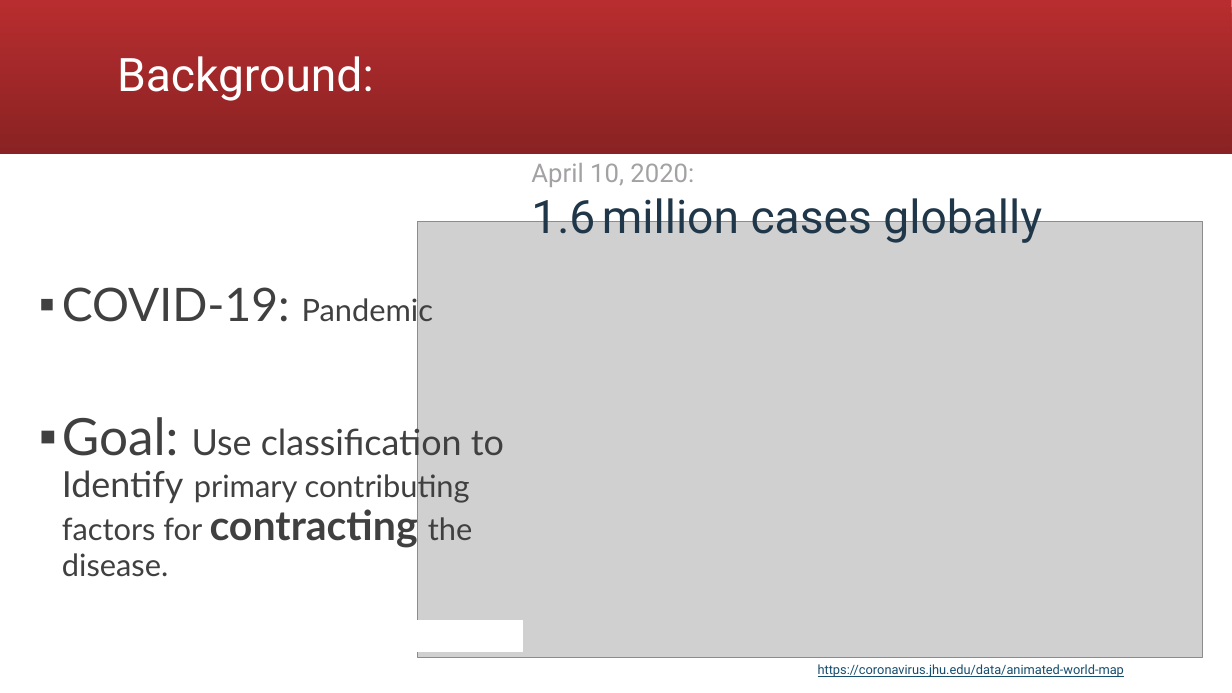
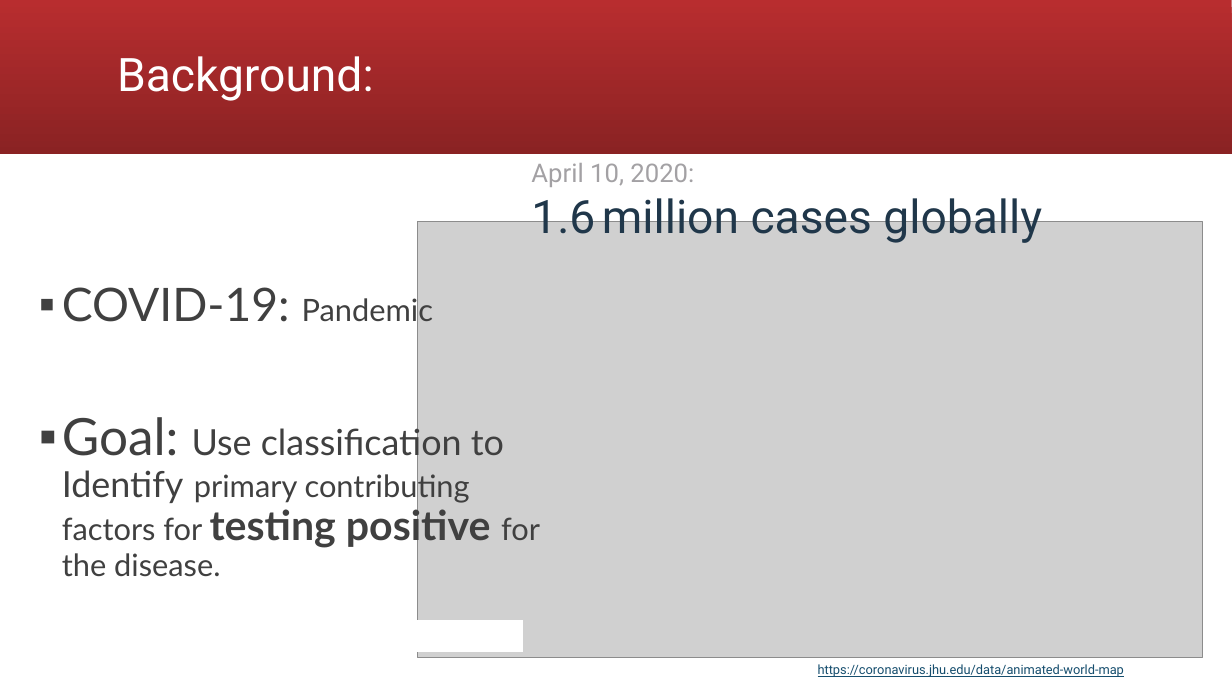
Before and after one commit to andiosika/Binomial-Classification-Ranom-Forest-hyper-imbalance, a slide deck: slide 2 of Covid19Preso.pptx. Drawn at 1232x693 pixels with LibreOffice and Linux fonts; fonts in the diff are those of the drawing; grey boxes stand for pictures. Boxes give left, top, right and bottom in pixels: in the first picture for what was removed or moved away, otherwise in the second. Text is boxed around its words. In the diff, an @@ line names an element or a change of style, - is before the commit and + after.

```diff
--- a/Covid19Preso.pptx
+++ b/Covid19Preso.pptx
@@ text at [62, 417, 540, 577]: text changed @@
-▪ Goal: Use classification to Identify primary contributing factors for contracting the disease.
+▪ Goal: Use classification to Identify primary contributing factors for testing positive for the disease.
```
Also in this commit, not shown: 7 other slides changed, 2 slides added, 5 other files.
